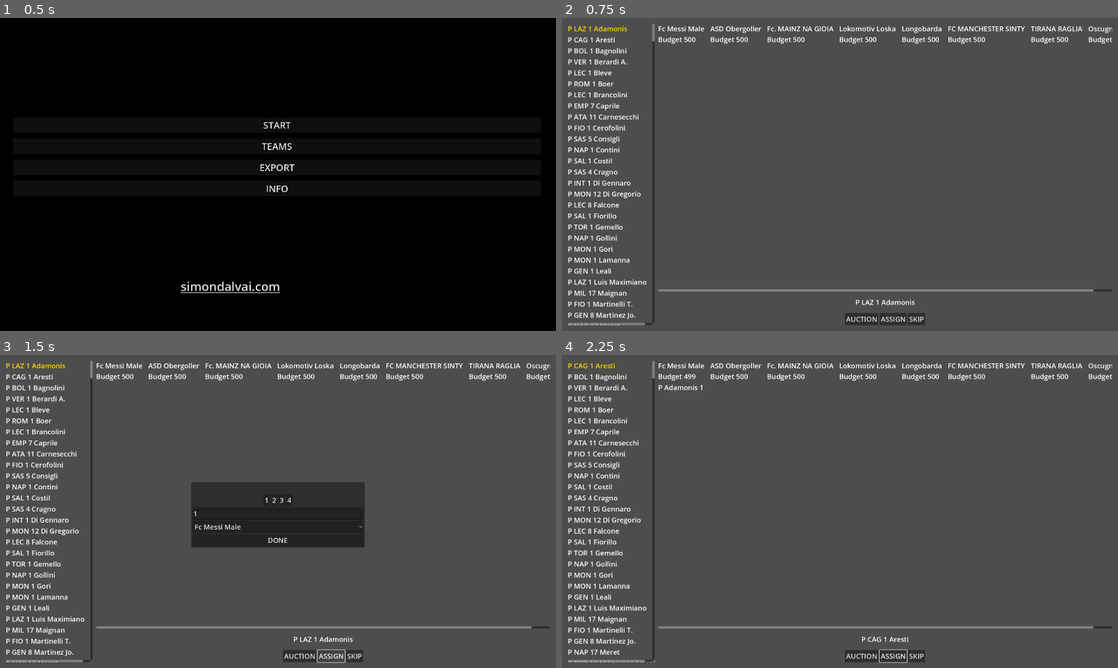
Above: before the commit, frames 1-4 (two rows, left to right).
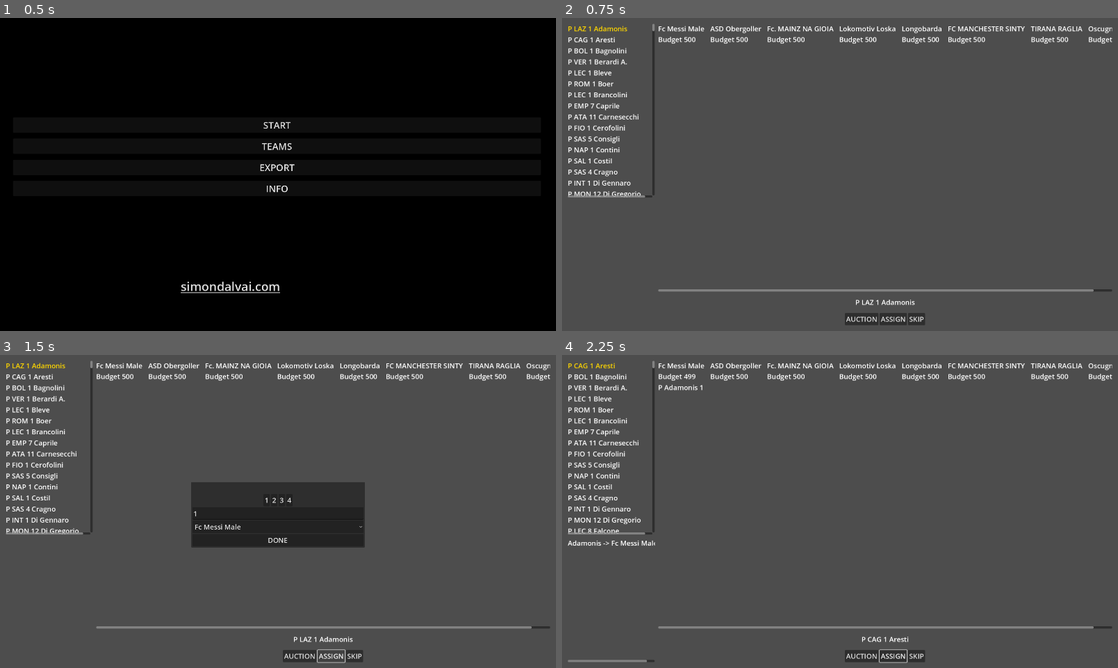
Above: after the commit, the same moments.

Repository: dulvui/condor
Game: Godot game, scene res://src/menu/Menu.tscn
Two runs of this game, one before a commit and one after it. Both use one fixed random seed, a clock stepped at 60 frames per second and the inputs below. Sound files missing from this copy of the repository are replaced by a short silence.
Inputs:
- Up to frame 1 (0.5 s): no input
- Up to frame 2 (0.75 s): click "START" at 0.5 s
- Up to frame 3 (1.5 s): click "ASSIGN" at 1.25 s
- Up to frame 4 (2.25 s): click "DONE" at 2 s

Frame 1 is identical in both runs. In frame 2, 1.3% of the frame differs, in the area x 1-17%, y 4-99%; in frame 3, 1.3%; in frame 4, 1.3%.

Commit message:
create history

Diff:
--- a/app/src/Config.gd
+++ b/app/src/Config.gd
@@ -17,6 +17,7 @@
 var players:Dictionary
 var active_position:int = 0
 var active_player:int = 0
+var history:Array
 
 var team_size:Dictionary = {
 	"P" : 3,
@@ -24,7 +25,6 @@
 	"C" : 8,
 	"A" : 6
 }
-
 
 
 # Called when the node enters the scene tree for the first time.
@@ -36,6 +36,7 @@
 	active_player = config.get_value("data", "active_player", 0)
 	active_position = config.get_value("data", "active_position", 0)
 	teams = config.get_value("data", "teams", _get_default_teams())
+	history = config.get_value("data", "history", [])
 #	teams = config.get_value("data", "teams", [])
 
 	team_size["total"] = 0
@@ -50,6 +51,7 @@
 	config.set_value("data","teams",teams)
 	config.set_value("data","active_position",active_position)
 	config.set_value("data","active_player",active_player)
+	config.set_value("data","history",history)
 	config.save("user://settings.cfg")
 
 func add_player_to_team(active_team:int, active_player:Dictionary, price:int) -> bool:
@@ -61,6 +63,8 @@
 	if team.budget - price < 0:
 		return false
 
+	add_to_history(active_player.name, Config.teams[active_team].name, price)
+
 	active_player.price = price
 	Config.teams[active_team].players[pos].append(active_player)
 	Config.teams[active_team].budget -= price
@@ -68,6 +72,14 @@
 
 	players[pos].erase(active_player)
 	return true
+
+func add_to_history(player:String, team: String, price:int):
+	var transfer = {
+		"player" : player,
+		"team" : team,
+		"price" : price,
+	}
+	history.append(transfer)
 
 func get_teams_with_empty_slots_for_pos(pos:String) -> Array:
 	var teams_with_slots = []
--- /dev/null
+++ b/app/src/history/History.gd
@@ -0,0 +1,19 @@
+# SPDX-FileCopyrightText: 2023 Simon Dalvai <info@simondalvai.com>
+
+# SPDX-License-Identifier: AGPL-3.0-or-later
+
+extends Control
+
+@onready var trasfer_list:VBoxContainer = $ScrollContainer/TransferList
+
+func _ready() -> void:
+	set_up()
+
+func set_up():
+	for child in trasfer_list.get_children():
+		child.queue_free()
+
+	for transfer in Config.history:
+		var label:Label = Label.new()
+		label.text = "%s -> %s %d"%[transfer.player, transfer.team, transfer.price]
+		trasfer_list.add_child(label)
--- /dev/null
+++ b/app/src/history/History.tscn
@@ -0,0 +1,23 @@
+[gd_scene load_steps=2 format=3 uid="uid://ddxmw2r05sce7"]
+
+[ext_resource type="Script" path="res://src/history/History.gd" id="1_2la6q"]
+
+[node name="History" type="Control"]
+layout_mode = 3
+anchors_preset = 15
+anchor_right = 1.0
+anchor_bottom = 1.0
+grow_horizontal = 2
+grow_vertical = 2
+script = ExtResource("1_2la6q")
+
+[node name="ScrollContainer" type="ScrollContainer" parent="."]
+layout_mode = 1
+anchors_preset = 15
+anchor_right = 1.0
+anchor_bottom = 1.0
+grow_horizontal = 2
+grow_vertical = 2
+
+[node name="TransferList" type="VBoxContainer" parent="ScrollContainer"]
+layout_mode = 2
--- a/app/src/main/Main.gd
+++ b/app/src/main/Main.gd
@@ -6,11 +6,11 @@
 
 const AuctionTimer:PackedScene = preload("res://src/timer/Timer.tscn")
 
-@onready var player_list:Control = $MarginContainer/HSplitContainer/PlayerList
 @onready var player_label:Label = $MarginContainer/HSplitContainer/VBoxContainer/ActivePlayer
 @onready var assign_player:PopupPanel = $AssignPlayer
 @onready var team_overview:Control = $MarginContainer/HSplitContainer/VBoxContainer/TeamOverview
-
+@onready var player_list:Control = $MarginContainer/HSplitContainer/VSplitContainer/PlayerList
+@onready var history:Control = $MarginContainer/HSplitContainer/VSplitContainer/History
 
 
 var active_player:Dictionary
@@ -41,5 +41,6 @@
 func _on_assign_player_assigned() -> void:
 	team_overview.set_up()
 	player_list.set_up()
+	history.set_up()
 	active_player = player_list.current_player()
 	player_label.text = player_list.player_to_string(active_player)
--- a/app/src/main/Main.tscn
+++ b/app/src/main/Main.tscn
@@ -1,10 +1,11 @@
-[gd_scene load_steps=6 format=3 uid="uid://d4i873ru2skmw"]
+[gd_scene load_steps=7 format=3 uid="uid://d4i873ru2skmw"]
 
 [ext_resource type="Theme" uid="uid://ctqg0on3ebbdy" path="res://fanta_theme.tres" id="1_g3ee7"]
 [ext_resource type="Script" path="res://src/main/Main.gd" id="1_labyq"]
 [ext_resource type="PackedScene" uid="uid://cmxee5ywoanvl" path="res://src/player-list/PlayerList.tscn" id="2_o4m2h"]
 [ext_resource type="PackedScene" uid="uid://dqr46eapnnw57" path="res://src/main/assign-player/AssignPlayer.tscn" id="3_0h60k"]
 [ext_resource type="PackedScene" uid="uid://cy6ujws16sijb" path="res://src/main/team-overview/TeamOverview.tscn" id="3_nkpax"]
+[ext_resource type="PackedScene" uid="uid://ddxmw2r05sce7" path="res://src/history/History.tscn" id="4_in5of"]
 
 [node name="Main" type="Control"]
 layout_mode = 3
@@ -31,7 +32,14 @@
 [node name="HSplitContainer" type="HSplitContainer" parent="MarginContainer"]
 layout_mode = 2
 
-[node name="PlayerList" parent="MarginContainer/HSplitContainer" instance=ExtResource("2_o4m2h")]
+[node name="VSplitContainer" type="VSplitContainer" parent="MarginContainer/HSplitContainer"]
+layout_mode = 2
+
+[node name="PlayerList" parent="MarginContainer/HSplitContainer/VSplitContainer" instance=ExtResource("2_o4m2h")]
+custom_minimum_size = Vector2(300, 600)
+layout_mode = 2
+
+[node name="History" parent="MarginContainer/HSplitContainer/VSplitContainer" instance=ExtResource("4_in5of")]
 layout_mode = 2
 
 [node name="VBoxContainer" type="VBoxContainer" parent="MarginContainer/HSplitContainer"]
